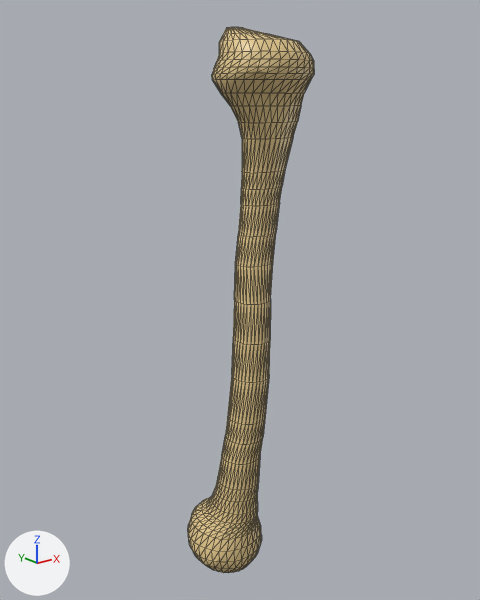
Renders of the glTF model osso.glb from each side of a commit.
Rendered twice from a 50 mm camera at (-22.2, -27.2, 12.0) aimed at (0.1, 0.6, 0.9). The axes (+X, +Y, +Z) are drawn at lower left. The lights are the same throughout. Mesh edges are drawn as thin lines. Vertices at the same position are counted once.

Objects in the first picture: 'bone'.
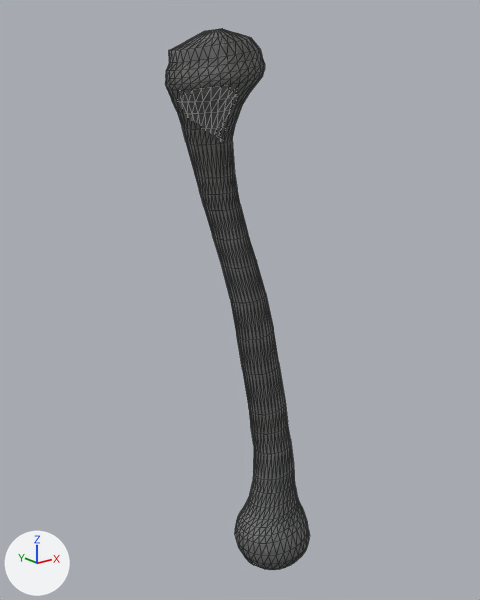
Where the newer file only moved an object's origin or applied its transform, the numbers keep the older frame.

What changed in the scene script:
```text
Add img_material_metallic_png_material_roughness_png:
    img_material_metallic_png_material_roughness_png = load_image('Material_Metallic.png-Material_Roughness.png', '_unpacked/Material_Metallic.png-Material_Roughness.png', 1024, 1024, 'Non-Color')
Add img_material_base_color:
    img_material_base_color = load_image('Material_Base_color', '_unpacked/Material_Base_color', 1024, 1024, 'sRGB')
Add img_material_normal:
    img_material_normal = load_image('Material_Normal', '_unpacked/Material_Normal', 1024, 1024, 'Non-Color')
Change mat_material:
    remove # nodes: BsdfPrincipled, NormalMap, OutputMaterial, TexImage
    remove # colours: beige #e7cb90
    remove # uses the picture img_414_normal
    nodes: BsdfPrincipled, NormalMap, OutputMaterial, SeparateColor, TexImage x3
    uses the picture img_material_base_color
    uses the picture img_material_metallic_png_material_roughness_png
    uses the picture img_material_normal
Change me_cylinder_001:
    where me_cylinder_001.from_pydata(...)  # 1120 vertices, 2236 faces; spans x -3.1..3.2, y -3.1..3.3, z -16.2..14.9
    used by ob_bone; location = (0.0, 0.0, 0.0)
    me_cylinder_001 part 1: the whole mesh is multiplied about the mesh origin by the matrix ((0.0, -0.985, -0.174), (1.0, 0.0, 0.0), (0.0, -0.174, 0.985))
```

What differs and where, as boxes (x1, y1, x2, y2) in the pictures (480 x 600 px):
'bone', surface changed, reshaped (brown to grey, 15% wider): before (188, 27, 314, 573); after (165, 29, 310, 570)
